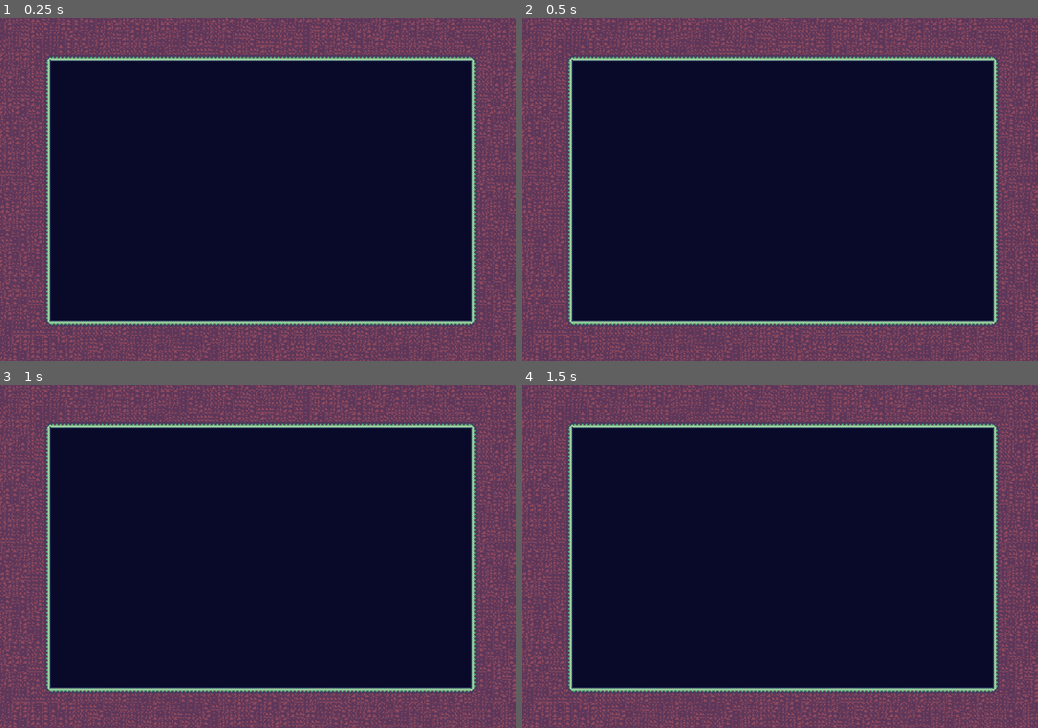
Above: before the commit, frames 1-4 (two rows, left to right).
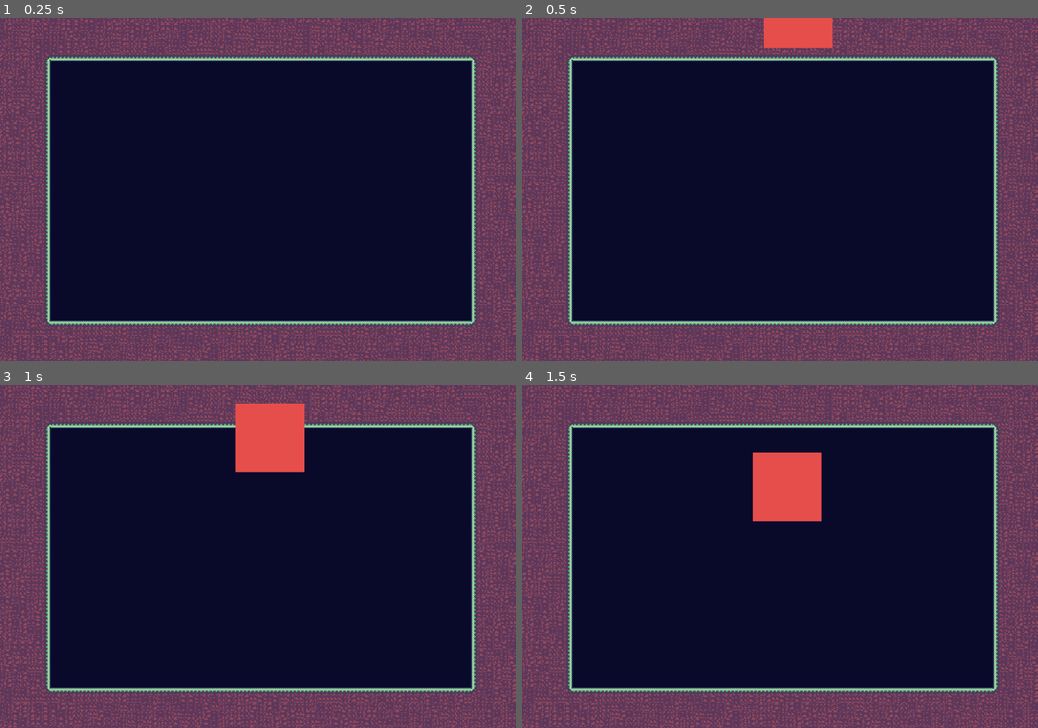
Above: after the commit, the same moments.

Repository: chonto2000new/platform_test
Game: Godot game, scene res://levels/boss_battle.tscn
Two runs of this game, one before a commit and one after it. Both use one fixed random seed, a clock stepped at 60 frames per second and the inputs below. This scene is started directly instead of the project's main scene. The engine's default icon, where the game draws it, is replaced by a stand-in: a white triangle on a blue panel in a dark square.
Inputs (mouse positions are in pixels of both pictures, inside the frame that each line leads up to):
- Up to frame 1 (0.25 s): no input
- Up to frame 2 (0.5 s): no input
- Up to frame 3 (1 s): tap Enter at 0.5 s; move the mouse to (371, 539) at 0.52 s; hold Right (move_right) from 0.53 s (still down); tap C (dash) at 0.6 s; click (371, 539) at 0.67 s; tap Z (jump) at 0.77 s
- Up to frame 4 (1.5 s): release Right (move_right) at 1.25 s; drag from (676, 573) to (754, 625) at 1.27 s

Frame 1 is identical in both runs. In frame 2, 1.2% of the frame differs, in the area x 46-61%, y 0-9%; in frame 3, 2.7%; in frame 4, 2.7%, in the area x 44-59%, y 19-40%.

Commit message:
acomodo de valores

Diff:
--- a/scenes/enemies/booses/apple_ball_atack.tscn
+++ b/scenes/enemies/booses/apple_ball_atack.tscn
@@ -1,8 +1,12 @@
 [gd_scene format=3 uid="uid://b67jp30e0jujs"]
 
 [ext_resource type="Script" uid="uid://drgh0lqcco2lc" path="res://scenes/enemies/booses/apple_ball_atack.gd" id="1_sqfii"]
+[ext_resource type="Shader" uid="uid://lyflmhhy6hk6" path="res://scenes/enemies/booses/circle_ball.gdshader" id="2_ecc31"]
 
 [sub_resource type="CircleShape2D" id="CircleShape2D_2y5ul"]
+
+[sub_resource type="ShaderMaterial" id="ShaderMaterial_ss6og"]
+shader = ExtResource("2_ecc31")
 
 [node name="AppleBallAtack" type="Area2D" unique_id=983065605]
 collision_layer = 16
@@ -14,4 +18,12 @@
 
 [node name="VisibleOnScreenEnabler2D" type="VisibleOnScreenEnabler2D" parent="." unique_id=76458435]
 
+[node name="ColorRect" type="ColorRect" parent="." unique_id=908291184]
+material = SubResource("ShaderMaterial_ss6og")
+offset_left = -10.0
+offset_top = -10.0
+offset_right = 10.0
+offset_bottom = 10.0
+color = Color(0.6053809, 0.04511711, 0.13763833, 1)
+
 [connection signal="screen_exited" from="VisibleOnScreenEnabler2D" to="." method="_on_visible_on_screen_enabler_2d_screen_exited"]
--- a/scenes/enemies/booses/apple_boss.tscn
+++ b/scenes/enemies/booses/apple_boss.tscn
@@ -10,6 +10,7 @@
 [ext_resource type="PackedScene" uid="uid://e8rxf15y7e77" path="res://bola_fuego.tscn" id="8_c0uld"]
 [ext_resource type="Script" uid="uid://nhcdua33gh3d" path="res://scenes/enemies/booses/apple_enemy_state_bounce_attack.gd" id="9_ywxip"]
 [ext_resource type="PackedScene" uid="uid://j6vqynuqoyy7" path="res://scenes/enemies/booses/picos.tscn" id="10_0imya"]
+[ext_resource type="Texture2D" uid="uid://hkdxljf1im2e" path="res://sprites/enemies/testboss.png" id="11_jp4qc"]
 
 [sub_resource type="RectangleShape2D" id="RectangleShape2D_bpapc"]
 size = Vector2(154, 144)
@@ -69,4 +70,8 @@
 wait_time = 4.0
 one_shot = true
 
+[node name="Sprite2D" type="Sprite2D" parent="." unique_id=880723894]
+scale = Vector2(0.289, 0.289)
+texture = ExtResource("11_jp4qc")
+
 [connection signal="timeout" from="Timer" to="." method="_on_timer_timeout"]
--- /dev/null
+++ b/scenes/enemies/booses/circle_ball.gdshader
@@ -0,0 +1,6 @@
+shader_type canvas_item;
+
+void fragment() {
+    float dist = distance(UV, vec2(0.5));
+    COLOR.a = step(dist, 0.5) * COLOR.a;
+}
--- a/scenes/enemies/booses/circle_ball.tscn
+++ b/scenes/enemies/booses/circle_ball.tscn
@@ -1,8 +1,12 @@
 [gd_scene format=3 uid="uid://djq0ug3wmrdwx"]
 
 [ext_resource type="Script" uid="uid://d2g6wex32wosc" path="res://scenes/enemies/booses/circle_ball.gd" id="1_4hqte"]
+[ext_resource type="Shader" uid="uid://lyflmhhy6hk6" path="res://scenes/enemies/booses/circle_ball.gdshader" id="2_4k8bu"]
 
 [sub_resource type="CircleShape2D" id="CircleShape2D_4k8bu"]
+
+[sub_resource type="ShaderMaterial" id="ShaderMaterial_jrjik"]
+shader = ExtResource("2_4k8bu")
 
 [node name="CircleBall" type="Area2D" unique_id=1961656517]
 collision_layer = 16
@@ -14,4 +18,12 @@
 
 [node name="VisibleOnScreenNotifier2D" type="VisibleOnScreenNotifier2D" parent="." unique_id=539576505]
 
+[node name="ColorRect" type="ColorRect" parent="." unique_id=78803534]
+material = SubResource("ShaderMaterial_jrjik")
+offset_left = -10.0
+offset_top = -10.0
+offset_right = 10.0
+offset_bottom = 10.0
+color = Color(0.6053809, 0.04511711, 0.13763833, 1)
+
 [connection signal="screen_exited" from="VisibleOnScreenNotifier2D" to="." method="_on_visible_on_screen_notifier_2d_screen_exited"]
Not shown, added: export_presets.cfg
Not shown, added: scenes/enemies/booses/circle_ball.gdshader.uid
